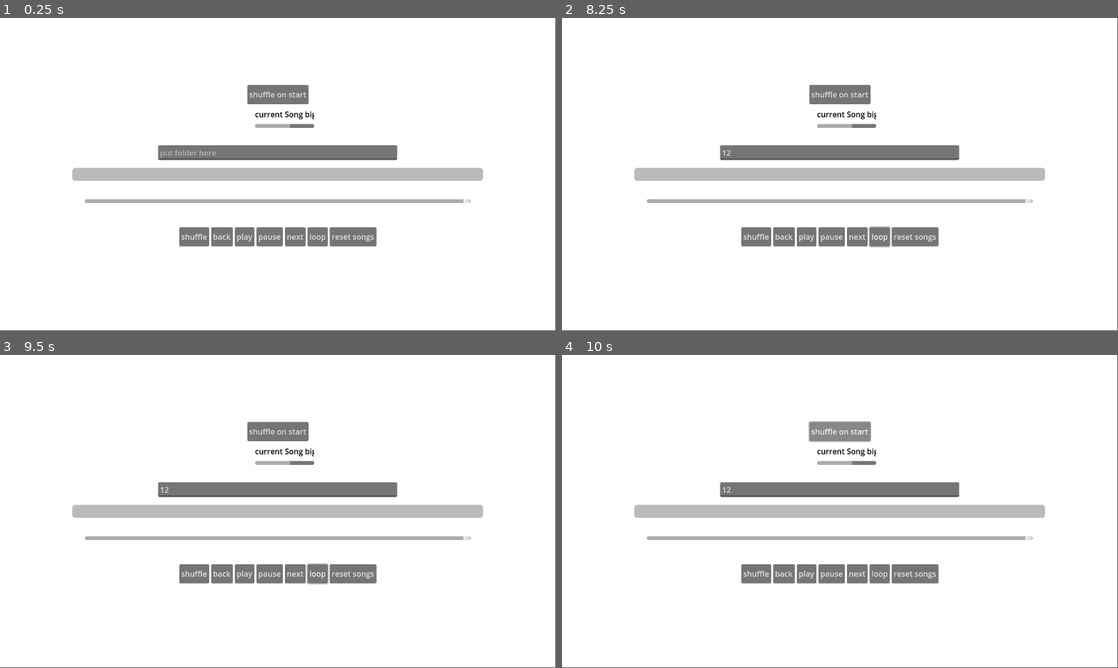
Above: before the commit, frames 1-4 (two rows, left to right).
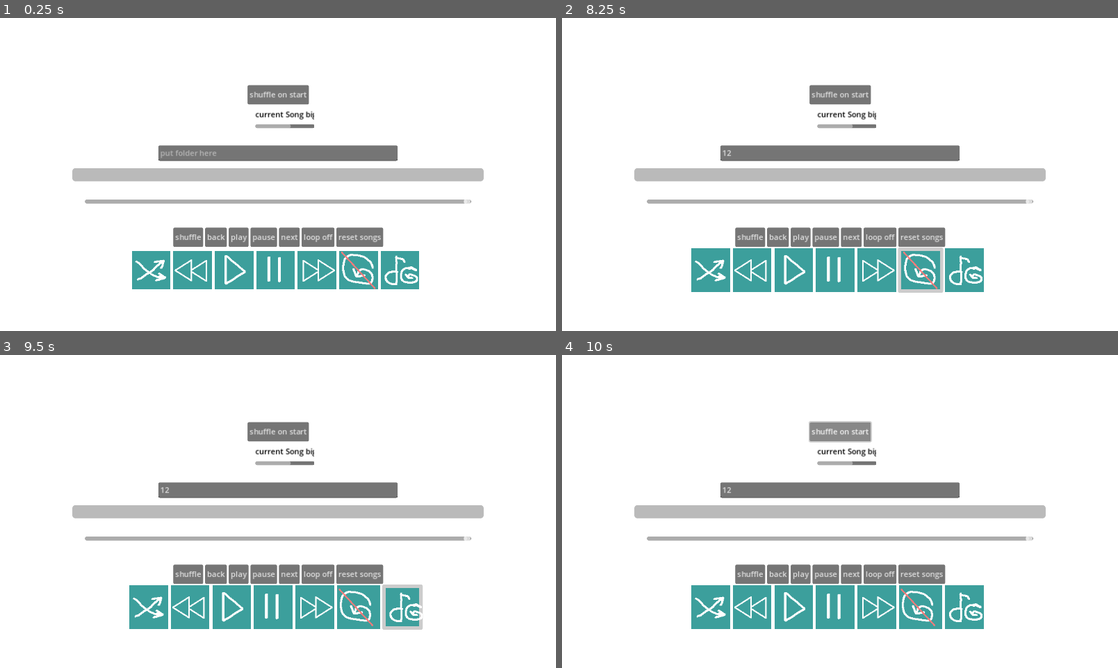
Above: after the commit, the same moments.

Repository: Silve45/MP3
Game: Godot game, scene res://scenes/mp_3_player.tscn
The game is run twice, just before and just after one commit, with the same random seed, the same clock (stepped at 60 frames per second) and the same inputs.
Inputs (mouse positions are in pixels of both pictures, inside the frame that each line leads up to):
- Up to frame 1 (0.25 s): no input
- Up to frame 2 (8.25 s): click (840, 152) at 0.52 s; type "12" at 0.6 s; click "shuffle" at 1.25 s; click "back" at 2 s; click "pause" at 2.75 s; click (878, 237) at 3.5 s, where only the run before the commit has a clickable "loop"; click "loop" (after the commit: "loop true") at 4.25 s; click "loop" (after the commit: "loop off") at 5 s; click (712, 268) at 5.77 s; click (756, 268) at 6.52 s; click (840, 268) at 7.27 s; click (917, 268) at 8.02 s
- Up to frame 3 (9.5 s): click (400, 605) at 8.77 s
- Up to frame 4 (10 s): click "shuffle on start" at 9.5 s
The window is 799x449 before the commit and 800x450 after it. Grey fills any space a smaller window leaves; there, only what the larger window draws over its background counts as a difference.

The runs differ from the first frame. In frame 1, 7.7% of the frame differs, in the area x 13-87%, y 21-87%; in frame 2, 8.8%, in the area x 13-87%, y 21-88%; in frame 3, 8.7%; in frame 4, 8.6%.
Error after the commit: Invalid access of index '0' on a base object of type: 'Array'. (res://assets/scripts/MP3Player.gd:109)

Commit message:
added new buttons + fixes -added new buttons ( basically icons of old ones ) -fixed suffle --would use wrong last song if you suffled -other changes + fixes

Diff:
--- a/assets/scripts/MP3Player.gd
+++ b/assets/scripts/MP3Player.gd
@@ -7,7 +7,9 @@
 @onready var scrollH = scrollContainer.get_h_scroll_bar()
 @onready var scrollTimer = $scrollTimer
 @onready var volumeSlider = $volume
-@onready var _bus := AudioServer.get_bus_index("Music")
+#@onready var _bus := AudioServer.get_bus_index("Music")
+
+@onready var sound = AudioStreamMP3.new()
 
 signal killTween
 
@@ -19,11 +21,20 @@
 func _ready():
 	SaveData._load()
 	get_dir_contents(musicArray, testFolder)
+	_check_loop()
 	#_hide_scroll_bars()
+
+#just makes it full screen if I press f
+func _input(event):#doesn't work right now0
+	if event.is_action_pressed("debug"):
+		if DisplayServer.window_get_mode() == DisplayServer.WINDOW_MODE_FULLSCREEN:
+			DisplayServer.window_set_mode(DisplayServer.WINDOW_MODE_WINDOWED)
+		else:
+			DisplayServer.window_set_mode(DisplayServer.WINDOW_MODE_FULLSCREEN)
 
 func _on_volume_value_changed(value):
 	AudioServer.set_bus_volume_db(AudioServer.get_bus_index("Music"), value)
-	print("volume is ", AudioServer.get_bus_volume_db(_bus))
+	#print("volume is ", AudioServer.get_bus_volume_db(_bus))
 
 func _on_shuffle_on_start_pressed():
 	_shuffle_on_start()
@@ -49,8 +60,9 @@
 	var title = bacon.right(-(num + 1))
 	var num2 = title.rfind('.')
 	var newTitle = title.left(num2)
-	print(newTitle)
-	songLabel.set_text(newTitle)
+	#print(newTitle)
+
+	return newTitle
 
 
 func _on_line_edit_text_submitted(new_text):
@@ -63,7 +75,7 @@
 		var text = new_text.replace("\\", "/")
 		var text2 = text.replace('"', "")
 		testFolder = text2
-		print(text2)
+		#print(text2)
 		get_dir_contents(musicArray, testFolder)
 
 func _process(_delta):
@@ -78,8 +90,7 @@
 func _on_foward_pressed():
 	_play_next_song()
 
-func _on_back_pressed():
-	_play_previous_song()
+
 
 func _on_pause_pressed():
 	if music.stream_paused == false:
@@ -92,7 +103,28 @@
 	_re_add_songs()
 
 func _on_shuffle_pressed():
+	_suffle()#only this here
+
+func _suffle():
+	musicGarabage.insert(0, musicArray[0])
 	musicArray.shuffle()
+	if musicArray.size() != 0:
+		_set_music()
+		music.play()
+	elif musicArray.size() == 0:
+		_re_add_songs()
+
+
+func _on_next_pressed():
+	print(" music garbage is ", musicGarabage)
+	_play_next_song()
+
+func _on_back_pressed():
+	print(" music garbage is ", musicGarabage)
+	_play_previous_song()
+
+func _on_refresh_song_pressed():
+	_re_add_songs()
 
 
 
@@ -107,11 +139,15 @@
 		print("no previous song")
 
 func _set_music():
-	print(musicGarabage)
+	#print(musicGarabage)
 	if musicArray.size() == 0:
 		_re_add_songs()
 	music.stream = load_mp3(musicArray[0])
 	_song_title(musicArray[0])
+	songLabel.set_text(_song_title(musicArray[0]))
+	#print("current song is, ", _song_title(musicArray[0]))
+	if musicGarabage.size() != 0:
+		print("last song is, ", _song_title(musicGarabage[0]))
 
 	_resetScroll()
 	var length = music.stream.get_length()
@@ -150,13 +186,12 @@
 
 func _play_next_song():
 	if musicArray.size() != 0:
-		#print("array is NOT Zero")
+		#print("next is, ", musicArray )
 		musicGarabage.insert(0, musicArray[0])
 		musicArray.remove_at(0)
 		_set_music()
 		music.play()
 	elif musicArray.size() == 0:
-		#print("array is Zero")
 		_re_add_songs()
 
 func _re_add_songs():
@@ -167,27 +202,36 @@
 	music.play()
 
 
-var sound
+
 func _on_loop_pressed():
 	if sound != null:
 		if SaveData.loop == true:
 			sound.loop = false
 			SaveData.loop = false
-			print("looping off")
-			$ButtonsContainer/loop.text = "loop off"
+			_check_loop()
 		else:
 			sound.loop = true
 			SaveData.loop = true
-			print("looping on")
-			$ButtonsContainer/loop.text = "loop on"
+			_check_loop()
 		SaveData._save()
 	else:
 		print("sound is null")
+
+func _check_loop():
+	if SaveData.loop == true:
+		$buttonsContainer/loop.icon = load("res://assets/sprites/loop.png")
+		#print("looping true")
+		$ButtonsContainer/loop.text = "loop true"
+	else:
+		$buttonsContainer/loop.icon = load("res://assets/sprites/loopOff.png")
+		#print("looping off")
+		$ButtonsContainer/loop.text = "loop off"
+
 
 #____________________________
 func load_mp3(path):
 	var file = FileAccess.open(path, FileAccess.READ)
-	sound = AudioStreamMP3.new()
+	sound = AudioStreamMP3.new()#this fixed the crashing problem
 	sound.data = file.get_buffer(file.get_length())
 	#sound.loop = true
 	return sound
--- a/project.godot
+++ b/project.godot
@@ -18,3 +18,15 @@
 [autoload]
 
 SaveData="*res://assets/scripts/save_data.gd"
+
+[display]
+
+window/stretch/mode="canvas_items"
+
+[input]
+
+debug={
+"deadzone": 0.5,
+"events": [Object(InputEventKey,"resource_local_to_scene":false,"resource_name":"","device":-1,"window_id":0,"alt_pressed":false,"shift_pressed":false,"ctrl_pressed":false,"meta_pressed":false,"pressed":false,"keycode":0,"physical_keycode":70,"key_label":0,"unicode":102,"echo":false,"script":null)
+]
+}
--- /dev/null
+++ b/resources/themes/blueButtonTheme.tres
@@ -0,0 +1,23 @@
+[gd_resource type="Theme" load_steps=5 format=3 uid="uid://emdmhnbaqay1"]
+
+[sub_resource type="StyleBoxFlat" id="StyleBoxFlat_bsf0o"]
+bg_color = Color(0.235294, 0.623529, 0.611765, 0.756863)
+
+[sub_resource type="StyleBoxFlat" id="StyleBoxFlat_x8hse"]
+bg_color = Color(0.235294, 0.623529, 0.611765, 1)
+border_width_left = 5
+border_width_top = 5
+border_width_right = 5
+border_width_bottom = 5
+
+[sub_resource type="StyleBoxFlat" id="StyleBoxFlat_5iimh"]
+bg_color = Color(0.235294, 0.623529, 0.611765, 1)
+
+[sub_resource type="StyleBoxFlat" id="StyleBoxFlat_0eu3u"]
+bg_color = Color(0.286275, 0.721569, 0.705882, 1)
+
+[resource]
+Button/styles/disabled = SubResource("StyleBoxFlat_bsf0o")
+Button/styles/hover = SubResource("StyleBoxFlat_x8hse")
+Button/styles/normal = SubResource("StyleBoxFlat_5iimh")
+Button/styles/pressed = SubResource("StyleBoxFlat_0eu3u")
--- /dev/null
+++ b/resources/themes/greenButtonTheme.tres
@@ -0,0 +1,19 @@
+[gd_resource type="Theme" load_steps=4 format=3 uid="uid://44c0if171f4y"]
+
+[sub_resource type="StyleBoxFlat" id="StyleBoxFlat_g32lh"]
+bg_color = Color(0.290196, 0.890196, 0.392157, 1)
+border_width_left = 5
+border_width_top = 5
+border_width_right = 5
+border_width_bottom = 5
+
+[sub_resource type="StyleBoxFlat" id="StyleBoxFlat_0fhr1"]
+bg_color = Color(0.290196, 0.890196, 0.392157, 1)
+
+[sub_resource type="StyleBoxFlat" id="StyleBoxFlat_q57ef"]
+bg_color = Color(0.364706, 0.980392, 0.458824, 1)
+
+[resource]
+Button/styles/hover = SubResource("StyleBoxFlat_g32lh")
+Button/styles/normal = SubResource("StyleBoxFlat_0fhr1")
+Button/styles/pressed = SubResource("StyleBoxFlat_q57ef")
--- /dev/null
+++ b/resources/themes/orangeButtonTheme.tres
@@ -0,0 +1,19 @@
+[gd_resource type="Theme" load_steps=4 format=3 uid="uid://b3qs3j6jkan8m"]
+
+[sub_resource type="StyleBoxFlat" id="StyleBoxFlat_ygoop"]
+bg_color = Color(0.901961, 0.478431, 0.188235, 1)
+border_width_left = 5
+border_width_top = 5
+border_width_right = 5
+border_width_bottom = 5
+
+[sub_resource type="StyleBoxFlat" id="StyleBoxFlat_x4s1t"]
+bg_color = Color(0.901961, 0.478431, 0.188235, 1)
+
+[sub_resource type="StyleBoxFlat" id="StyleBoxFlat_8evpp"]
+bg_color = Color(0.956863, 0.545098, 0.282353, 1)
+
+[resource]
+Button/styles/hover = SubResource("StyleBoxFlat_ygoop")
+Button/styles/normal = SubResource("StyleBoxFlat_x4s1t")
+Button/styles/pressed = SubResource("StyleBoxFlat_8evpp")
--- /dev/null
+++ b/resources/themes/purpleButtonTheme.tres
@@ -0,0 +1,19 @@
+[gd_resource type="Theme" load_steps=4 format=3 uid="uid://cvsv7jc35wb41"]
+
+[sub_resource type="StyleBoxFlat" id="StyleBoxFlat_0mybb"]
+bg_color = Color(0.819608, 0.317647, 0.933333, 1)
+border_width_left = 5
+border_width_top = 5
+border_width_right = 5
+border_width_bottom = 5
+
+[sub_resource type="StyleBoxFlat" id="StyleBoxFlat_lurvo"]
+bg_color = Color(0.819608, 0.317647, 0.933333, 1)
+
+[sub_resource type="StyleBoxFlat" id="StyleBoxFlat_fb034"]
+bg_color = Color(0.870588, 0.505882, 0.956863, 1)
+
+[resource]
+Button/styles/hover = SubResource("StyleBoxFlat_0mybb")
+Button/styles/normal = SubResource("StyleBoxFlat_lurvo")
+Button/styles/pressed = SubResource("StyleBoxFlat_fb034")
--- /dev/null
+++ b/resources/themes/redButtonTheme.tres
@@ -0,0 +1,20 @@
+[gd_resource type="Theme" load_steps=4 format=3 uid="uid://drn12woh4jlmm"]
+
+[sub_resource type="StyleBoxFlat" id="StyleBoxFlat_svnn2"]
+bg_color = Color(0.937255, 0.227451, 0.0470588, 1)
+border_width_left = 5
+border_width_top = 5
+border_width_right = 5
+border_width_bottom = 5
+border_color = Color(0.901961, 0.901961, 0.901961, 1)
+
+[sub_resource type="StyleBoxFlat" id="StyleBoxFlat_rackv"]
+bg_color = Color(0.937255, 0.227451, 0.0470588, 1)
+
+[sub_resource type="StyleBoxFlat" id="StyleBoxFlat_krgta"]
+bg_color = Color(0.992157, 0.305882, 0.156863, 1)
+
+[resource]
+Button/styles/hover = SubResource("StyleBoxFlat_svnn2")
+Button/styles/normal = SubResource("StyleBoxFlat_rackv")
+Button/styles/pressed = SubResource("StyleBoxFlat_krgta")
--- /dev/null
+++ b/resources/themes/yellowButtonTheme.tres
@@ -0,0 +1,19 @@
+[gd_resource type="Theme" load_steps=4 format=3 uid="uid://wnjddbl1d0cp"]
+
+[sub_resource type="StyleBoxFlat" id="StyleBoxFlat_2p55q"]
+bg_color = Color(0.678431, 0.533333, 0.188235, 1)
+border_width_left = 5
+border_width_top = 5
+border_width_right = 5
+border_width_bottom = 5
+
+[sub_resource type="StyleBoxFlat" id="StyleBoxFlat_5hg3n"]
+bg_color = Color(0.678431, 0.533333, 0.188235, 1)
+
+[sub_resource type="StyleBoxFlat" id="StyleBoxFlat_h1cs7"]
+bg_color = Color(0.871613, 0.698817, 0.301102, 1)
+
+[resource]
+Button/styles/hover = SubResource("StyleBoxFlat_2p55q")
+Button/styles/normal = SubResource("StyleBoxFlat_5hg3n")
+Button/styles/pressed = SubResource("StyleBoxFlat_h1cs7")
--- a/scenes/mp_3_player.tscn
+++ b/scenes/mp_3_player.tscn
@@ -1,6 +1,14 @@
-[gd_scene load_steps=2 format=3 uid="uid://b67iudoilamu4"]
+[gd_scene load_steps=10 format=3 uid="uid://b67iudoilamu4"]
 
 [ext_resource type="Script" path="res://assets/scripts/MP3Player.gd" id="1_g3eqe"]
+[ext_resource type="Theme" uid="uid://emdmhnbaqay1" path="res://resources/themes/blueButtonTheme.tres" id="2_cxls3"]
+[ext_resource type="Texture2D" uid="uid://dmngple02kux2" path="res://assets/sprites/shuffle.png" id="3_jt34i"]
+[ext_resource type="Texture2D" uid="uid://bidp3bo18ip6k" path="res://assets/sprites/skip.png" id="4_8cjsa"]
+[ext_resource type="Texture2D" uid="uid://d12u6t52a1obn" path="res://assets/sprites/play.png" id="5_d2k7o"]
+[ext_resource type="Texture2D" uid="uid://ck5gysmjrwd3b" path="res://assets/sprites/pause.png" id="6_sa6jj"]
+[ext_resource type="Texture2D" uid="uid://chc4pk2vrsw1t" path="res://assets/sprites/next.png" id="7_ilxhf"]
+[ext_resource type="Texture2D" uid="uid://c0wgpbxq0kjk7" path="res://assets/sprites/loop.png" id="8_cv1b7"]
+[ext_resource type="Texture2D" uid="uid://cy4m3gbwvvg5m" path="res://assets/sprites/refreshSongs.png" id="9_uwtu1"]
 
 [node name="MP3Player" type="Control"]
 layout_mode = 3
@@ -149,6 +157,57 @@
 grow_vertical = 2
 min_value = -80.0
 max_value = 0.0
+
+[node name="buttonsContainer" type="HBoxContainer" parent="."]
+layout_mode = 1
+anchors_preset = 8
+anchor_left = 0.5
+anchor_top = 0.5
+anchor_right = 0.5
+anchor_bottom = 0.5
+offset_left = -87.0
+offset_top = 158.0
+offset_right = 77.0
+offset_bottom = 238.0
+grow_horizontal = 2
+grow_vertical = 2
+theme = ExtResource("2_cxls3")
+theme_override_constants/separation = 6
+
+[node name="shuffle" type="Button" parent="buttonsContainer"]
+custom_minimum_size = Vector2(80, 80)
+layout_mode = 2
+icon = ExtResource("3_jt34i")
+
+[node name="back" type="Button" parent="buttonsContainer"]
+custom_minimum_size = Vector2(80, 80)
+layout_mode = 2
+icon = ExtResource("4_8cjsa")
+
+[node name="play" type="Button" parent="buttonsContainer"]
+custom_minimum_size = Vector2(80, 80)
+layout_mode = 2
+icon = ExtResource("5_d2k7o")
+
+[node name="pause" type="Button" parent="buttonsContainer"]
+custom_minimum_size = Vector2(80, 80)
+layout_mode = 2
+icon = ExtResource("6_sa6jj")
+
+[node name="next" type="Button" parent="buttonsContainer"]
+custom_minimum_size = Vector2(80, 80)
+layout_mode = 2
+icon = ExtResource("7_ilxhf")
+
+[node name="loop" type="Button" parent="buttonsContainer"]
+custom_minimum_size = Vector2(80, 80)
+layout_mode = 2
+icon = ExtResource("8_cv1b7")
+
+[node name="refreshSong" type="Button" parent="buttonsContainer"]
+custom_minimum_size = Vector2(80, 80)
+layout_mode = 2
+icon = ExtResource("9_uwtu1")
 
 [connection signal="pressed" from="shuffleOnStart" to="." method="_on_shuffle_on_start_pressed"]
 [connection signal="finished" from="music" to="." method="_on_music_finished"]
@@ -162,3 +221,10 @@
 [connection signal="text_submitted" from="LineEdit" to="." method="_on_line_edit_text_submitted"]
 [connection signal="timeout" from="scrollTimer" to="." method="_on_scroll_timer_timeout"]
 [connection signal="value_changed" from="volume" to="." method="_on_volume_value_changed"]
+[connection signal="pressed" from="buttonsContainer/shuffle" to="." method="_on_shuffle_pressed"]
+[connection signal="pressed" from="buttonsContainer/back" to="." method="_on_back_pressed"]
+[connection signal="pressed" from="buttonsContainer/play" to="." method="_on_play_pressed"]
+[connection signal="pressed" from="buttonsContainer/pause" to="." method="_on_pause_pressed"]
+[connection signal="pressed" from="buttonsContainer/next" to="." method="_on_next_pressed"]
+[connection signal="pressed" from="buttonsContainer/loop" to="." method="_on_loop_pressed"]
+[connection signal="pressed" from="buttonsContainer/refreshSong" to="." method="_on_refresh_song_pressed"]
Binary file added: assets/sprites/loop.png
Not shown, added: assets/sprites/loop.png.import
Binary file added: assets/sprites/loopOff.png
Not shown, added: assets/sprites/loopOff.png.import
Binary file added: assets/sprites/next.png
Not shown, added: assets/sprites/next.png.import
Binary file added: assets/sprites/pause.png
Not shown, added: assets/sprites/pause.png.import
Binary file added: assets/sprites/play.png
Not shown, added: assets/sprites/play.png.import
Binary file added: assets/sprites/refreshSongs.png
Not shown, added: assets/sprites/refreshSongs.png.import
(and 4 more such lines)
